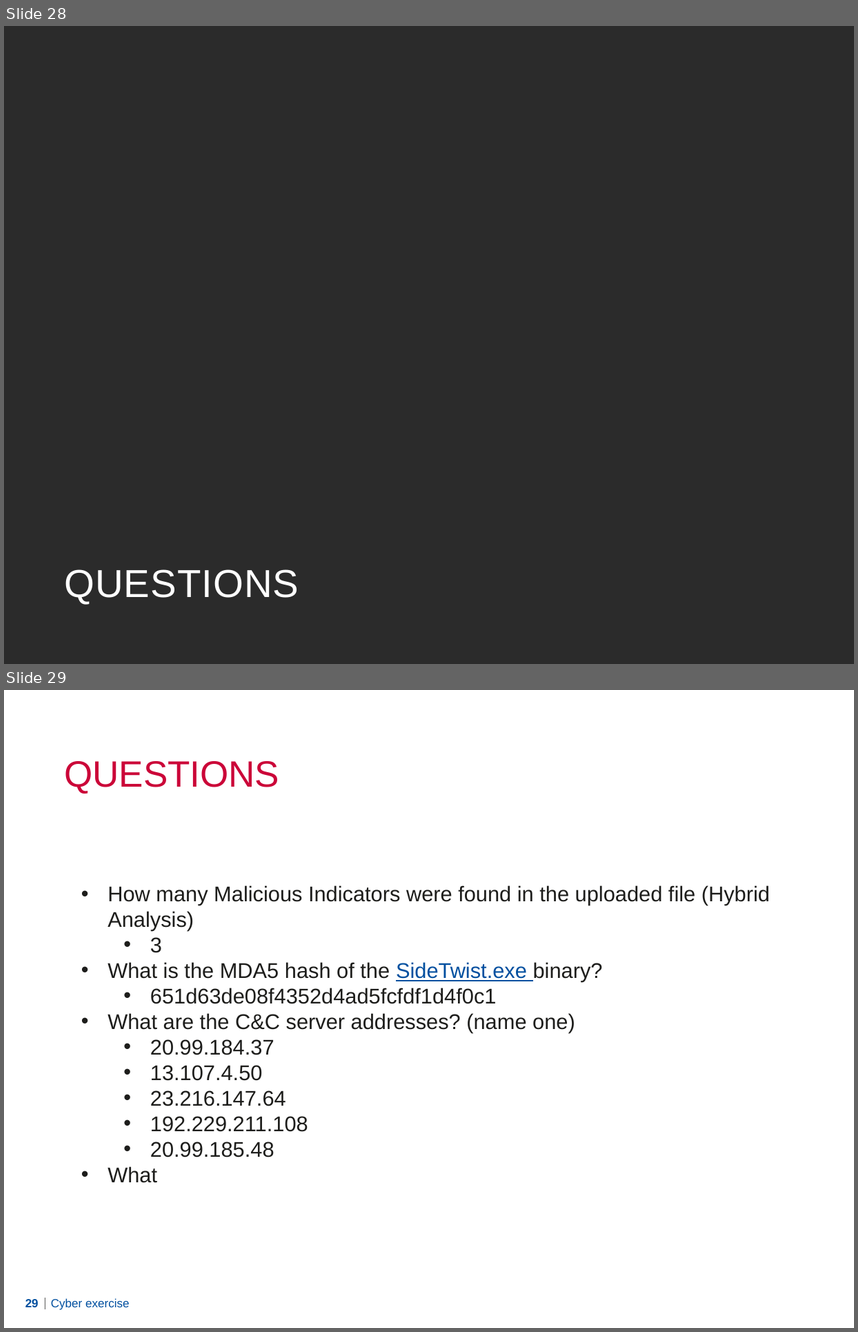
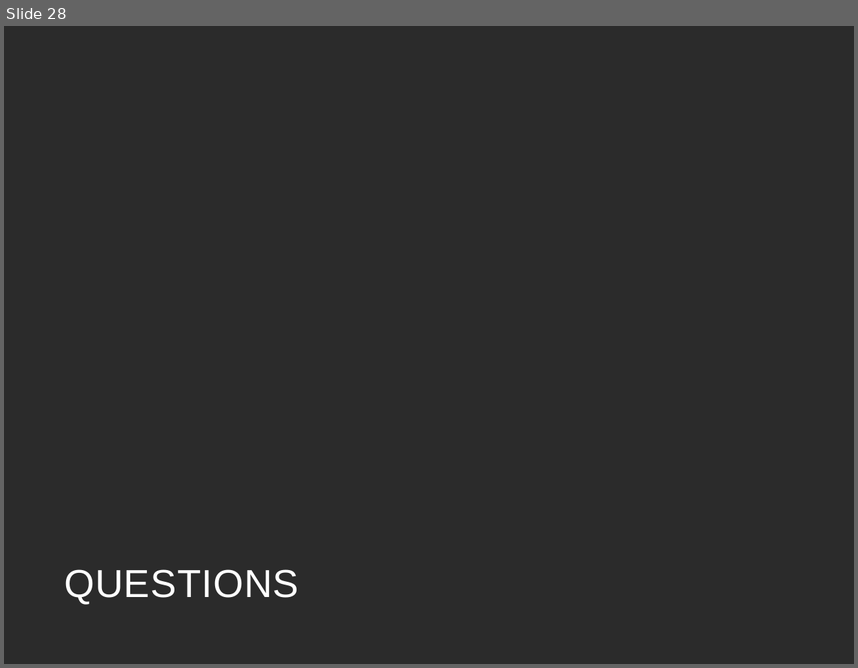
Before and after one commit to Lensver65/ESDC-BP, a slide deck: Cyber exercise.pptx. Shown one above the other, each under a label of ours: slides 28 and 29 before the commit, slide 28 after it. The pictures are 858x1332 and 858x668 pixels, drawn with LibreOffice and Linux fonts; fonts in the diff are those of the drawing; background and template pictures are left out; a plain dark background stands for a picture behind light text. Boxes give left, top, right and bottom in pixels: in the first picture for what was removed or moved away, otherwise in the second. Text is boxed around its words. In the diff, an @@ line names an element or a change of style, - is before the commit and + after.

```diff
--- a/Cyber exercise.pptx
+++ b/Cyber exercise.pptx
@@ slide 29 removed at [4,690,854,1328], background picture (left out) @@
@@ title removed at [64,761,279,793] @@
-QUESTIONS
@@ text removed at [107,885,770,1183] @@
-• How many Malicious Indicators were found in the uploaded file (Hybrid Analysis)
-  • 3
-• What is the MDA5 hash of the SideTwist.exe binary?
-  • 651d63de08f4352d4ad5fcfdf1d4f0c1
-• What are the C&C server addresses? (name one)
-  • 20.99.184.37
-  • 13.107.4.50
-  • 23.216.147.64
-  • 192.229.211.108
-  • 20.99.185.48
-• What
@@ page number removed at [25,1299,38,1307] @@
-29
@@ line removed from (45, 1298) to (45, 1309) @@
@@ text removed at [51,1298,130,1310] @@
-Cyber exercise
```
Also in this commit, not shown: 1 slide added, 17 other files.
